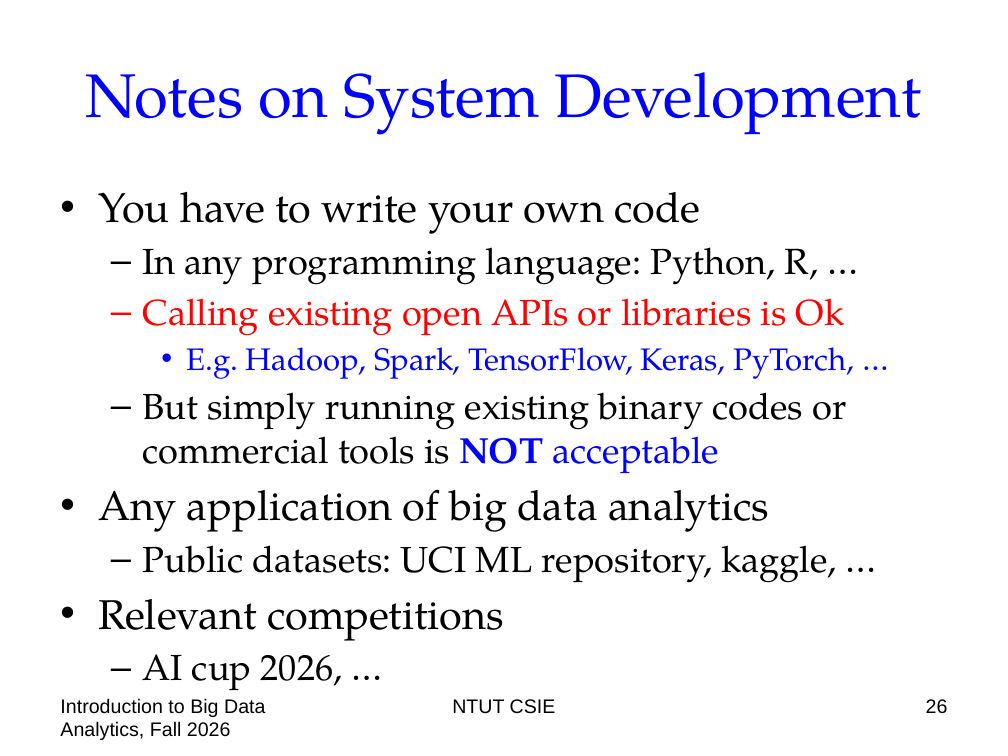
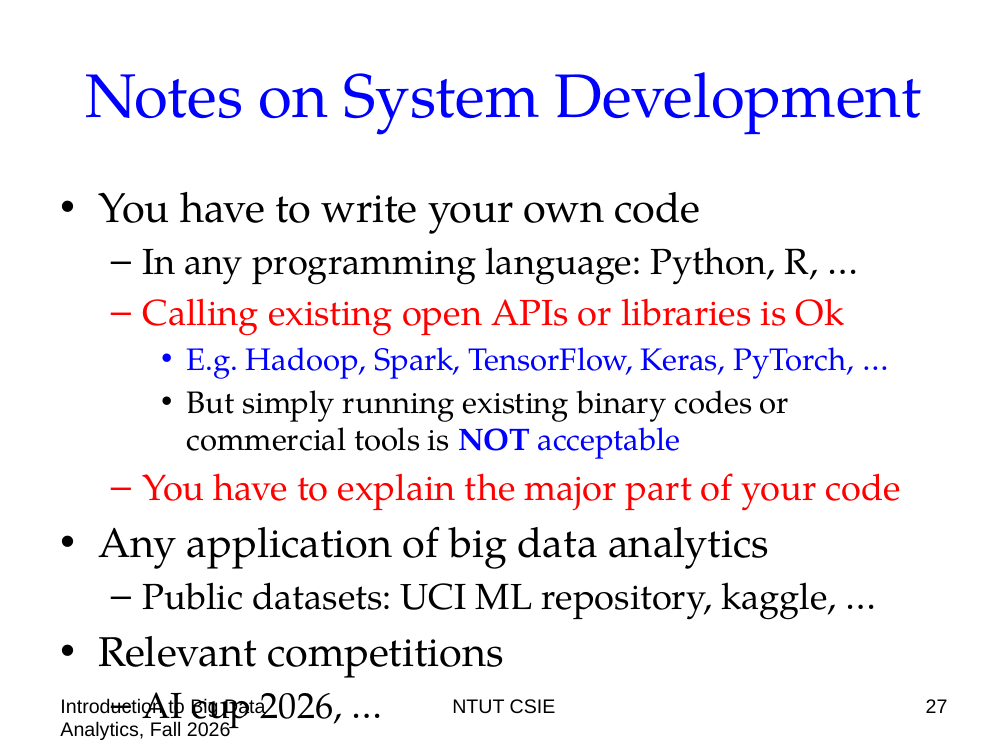
Before and after one commit to chriswjh/chriswjh.github.io, a slide deck: slide 27 of BDA/00-overview.pptx (slide 26 before the commit). Drawn at 1008x756 pixels with LibreOffice and Linux fonts; fonts in the diff are those of the drawing. Boxes give left, top, right and bottom in pixels: in the first picture for what was removed or moved away, otherwise in the second. Text is boxed around its words. In the diff, an @@ line names an element or a change of style, - is before the commit and + after.

```diff
--- a/BDA/00-overview.pptx
+++ b/BDA/00-overview.pptx
@@ text at [186,390,789,459]: size 25.9 to 22.2 pt in "But simply running existing binary codes or ..."; bullet – to •; list level 2 to 3 in "But simply running existing binary ..." @@
@@ text at [142,473,901,511]: paragraph added @@
+  – You have to explain the major part of your code
@@ page number at [926,699,948,713]: text changed @@
-26
+27
```
Also in this commit, not shown: 6 other slides changed, 1 slide added.
